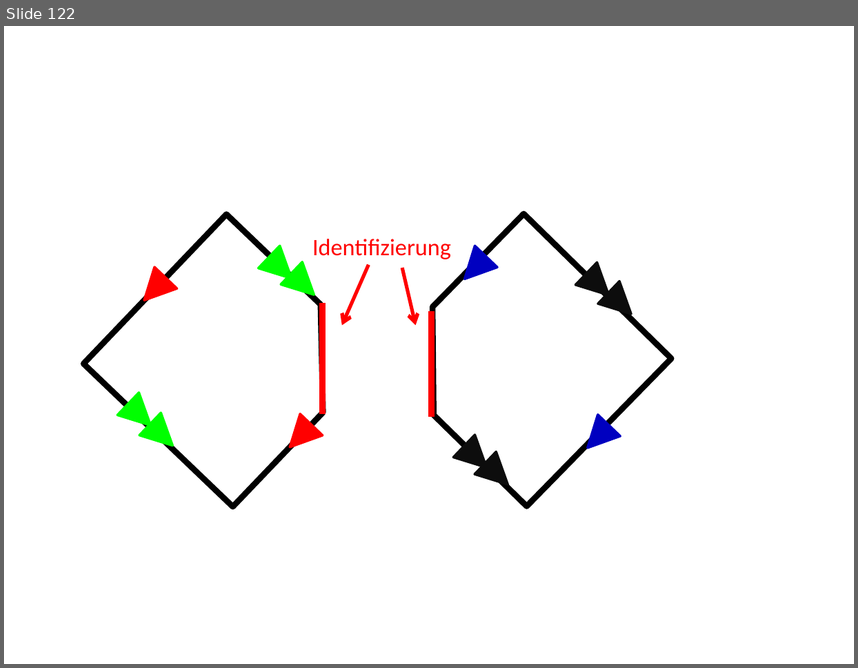
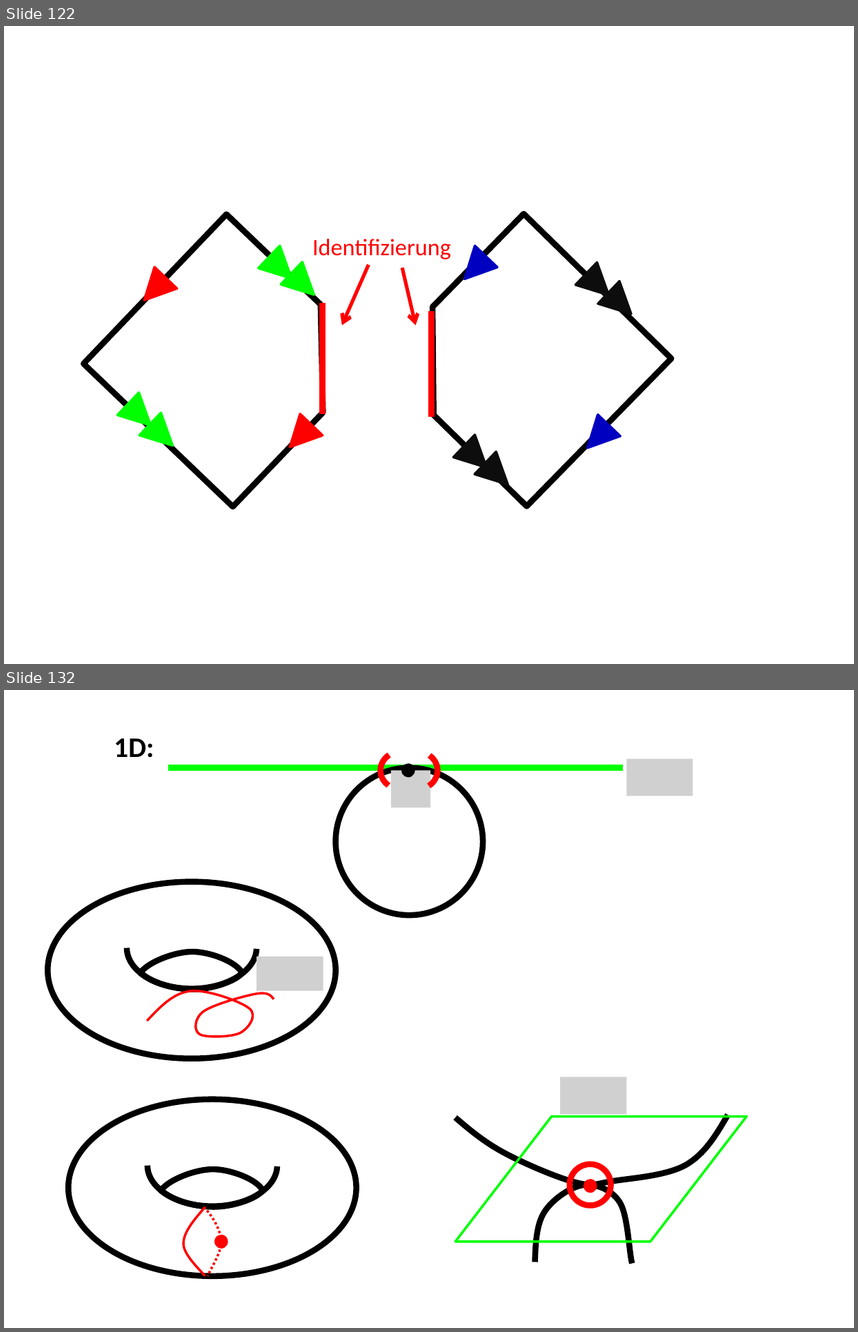
Before and after one commit to lutteropp/GeoTopo, a slide deck: images/Bilder.pptx. Shown one above the other, each under a label of ours: slide 122 before the commit, slides 122 and 132 after it; the slides between them are not shown. The pictures are 858x668 and 858x1332 pixels, drawn with LibreOffice and Linux fonts; fonts in the diff are those of the drawing; grey boxes stand for pictures. Boxes give left, top, right and bottom in pixels: in the first picture for what was removed or moved away, otherwise in the second. Text is boxed around its words. In the diff, an @@ line names an element or a change of style, - is before the commit and + after.

```diff
--- a/images/Bilder.pptx
+++ b/images/Bilder.pptx
@@ slide 132 added at (x1=4, y1=690, x2=854, y2=1328), background #FFFFFF @@
@@ text added at (x1=114, y1=738, x2=154, y2=758), 24 pt, text #000000, bold @@
+1D:
@@ arc (boxed as its full ellipse) added at (x1=381, y1=751, x2=422, y2=789), outline #FF0000 5 pt @@
@@ arc (boxed as its full ellipse) added at (x1=396, y1=751, x2=437, y2=789), outline #FF0000 5 pt @@
@@ line added from (168, 768) to (623, 768), #00FF00 5 pt @@
@@ ellipse added at (x1=335, y1=768, x2=483, y2=915), outline #000000 5 pt @@
@@ picture added at (x1=391, y1=771, x2=430, y2=808) @@
@@ ellipse added at (x1=402, y1=763, x2=415, y2=777), fill #000000 @@
@@ picture added at (x1=626, y1=759, x2=693, y2=796) @@
@@ ellipse added at (x1=47, y1=881, x2=335, y2=1058), outline #000000 5 pt @@
@@ arc (boxed as its full ellipse) added at (x1=126, y1=907, x2=257, y2=988), outline #000000 5 pt @@
@@ freeform shape added at (x1=140, y1=952, x2=242, y2=989), outline #000000 5 pt @@
@@ picture added at (x1=257, y1=956, x2=323, y2=990) @@
@@ freeform shape added at (x1=147, y1=991, x2=274, y2=1037), outline #FF0000 2 pt @@
@@ picture added at (x1=560, y1=1077, x2=626, y2=1114) @@
@@ ellipse added at (x1=69, y1=1099, x2=357, y2=1276), outline #000000 5 pt @@
@@ freeform shape added at (x1=455, y1=1115, x2=728, y2=1185), outline #000000 5 pt @@
@@ parallelogram added at (x1=455, y1=1116, x2=747, y2=1241), outline #00FF00 2 pt @@
@@ arc (boxed as its full ellipse) added at (x1=148, y1=1125, x2=278, y2=1206), outline #000000 5 pt @@
@@ ellipse added at (x1=569, y1=1163, x2=611, y2=1205), outline #FF0000 5 pt @@
@@ freeform shape added at (x1=161, y1=1169, x2=263, y2=1206), outline #000000 5 pt @@
@@ freeform shape added at (x1=535, y1=1185, x2=632, y2=1263), outline #000000 5 pt @@
@@ ellipse added at (x1=584, y1=1179, x2=597, y2=1192), fill #FF0000 @@
@@ freeform shape added at (x1=183, y1=1207, x2=205, y2=1276), outline #FF0000 2 pt @@
@@ freeform shape added at (x1=204, y1=1207, x2=221, y2=1276), outline #FF0000 2 pt dashed @@
@@ ellipse added at (x1=215, y1=1234, x2=228, y2=1248), fill #FF0000 @@
```
Also in this commit, not shown: 11 other slides added, 1 slide removed, 20 other files.
